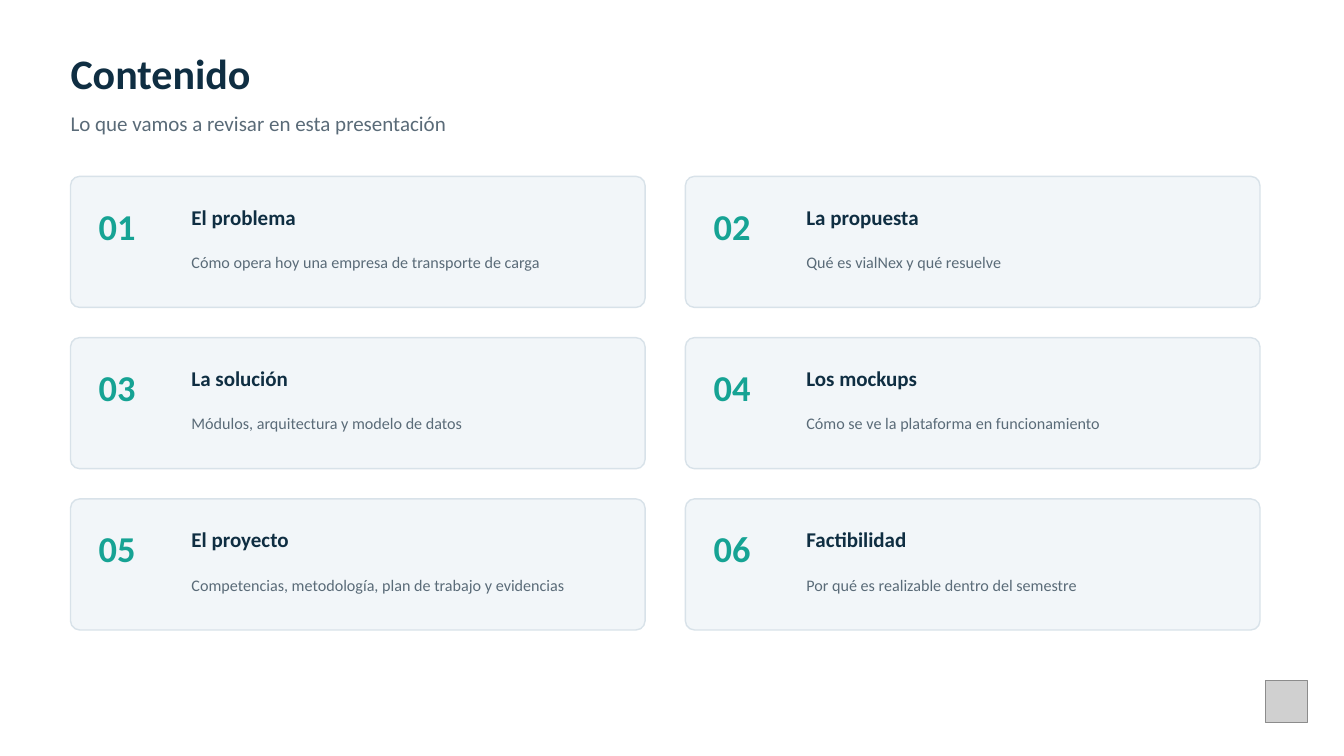
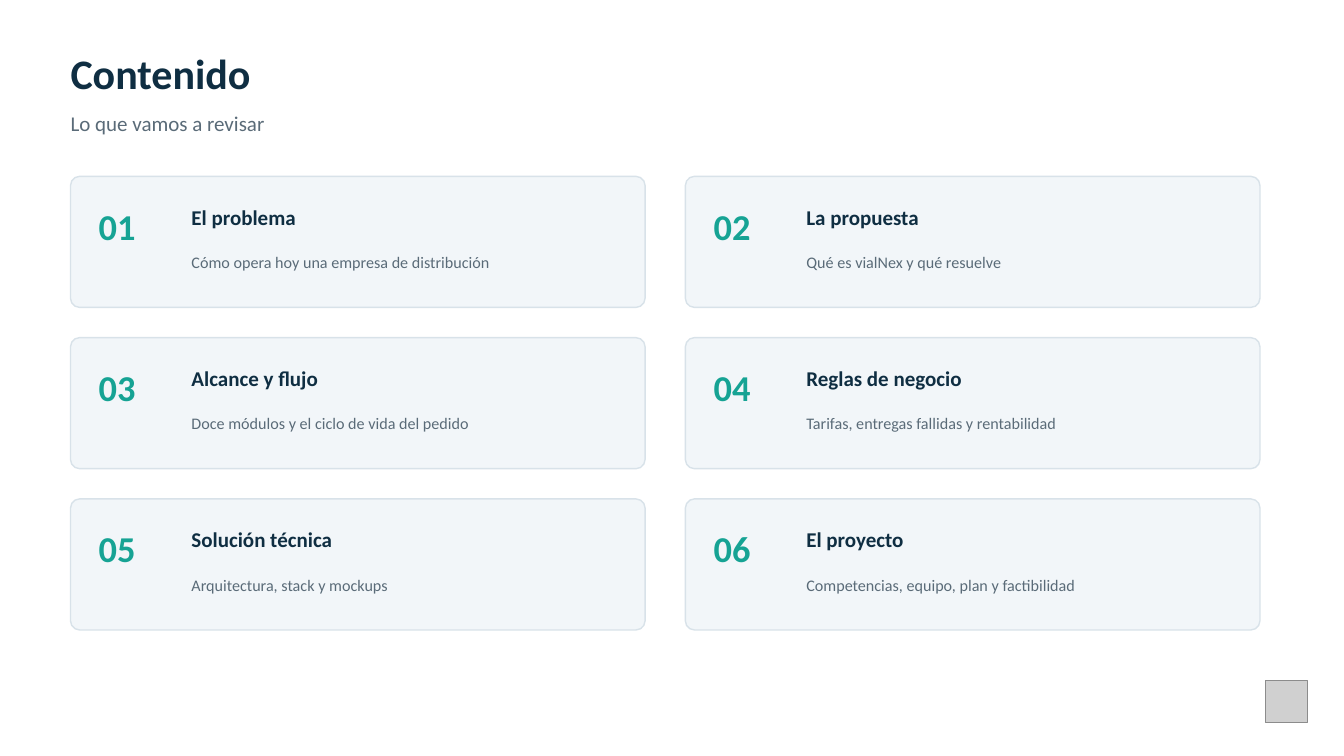
Before and after one commit to jmoralesduoc/Vialnex, a slide deck: slide 2 of Fase 1/Evidencia Grupales/vialNex_Presentacion_Proyecto_APT.pptx. Drawn at 1344x756 pixels with LibreOffice and Linux fonts; fonts in the diff are those of the drawing; grey boxes stand for pictures. Boxes give left, top, right and bottom in pixels: in the first picture for what was removed or moved away, otherwise in the second. Text is boxed around its words. In the diff, an @@ line names an element or a change of style, - is before the commit and + after.

```diff
--- a/Fase 1/Evidencia Grupales/vialNex_Presentacion_Proyecto_APT.pptx
+++ b/Fase 1/Evidencia Grupales/vialNex_Presentacion_Proyecto_APT.pptx
@@ text at (71, 116, 264, 135): text changed @@
-Lo que vamos a revisar en esta presentación
+Lo que vamos a revisar
@@ text at (191, 257, 489, 271): text changed @@
-Cómo opera hoy una empresa de transporte de carga
+Cómo opera hoy una empresa de distribución
@@ text at (191, 371, 318, 390): text changed @@
-La solución
+Alcance y flujo
@@ text at (806, 371, 962, 390): text changed @@
-Los mockups
+Reglas de negocio
@@ text at (191, 418, 469, 432): text changed @@
-Módulos, arquitectura y modelo de datos
+Doce módulos y el ciclo de vida del pedido
@@ text at (806, 418, 1056, 432): text changed @@
-Cómo se ve la plataforma en funcionamiento
+Tarifas, entregas fallidas y rentabilidad
@@ text at (191, 532, 332, 547): text changed @@
-El proyecto
+Solución técnica
@@ text at (806, 532, 903, 551): text changed @@
-Factibilidad
+El proyecto
@@ text at (191, 580, 388, 594): text changed @@
-Competencias, metodología, plan de trabajo y evidencias
+Arquitectura, stack y mockups
@@ text at (806, 580, 1075, 594): text changed @@
-Por qué es realizable dentro del semestre
+Competencias, equipo, plan y factibilidad
```
Also in this commit, not shown: 9 other slides changed, 10 slides added, 10 slides removed, 1 other file.
